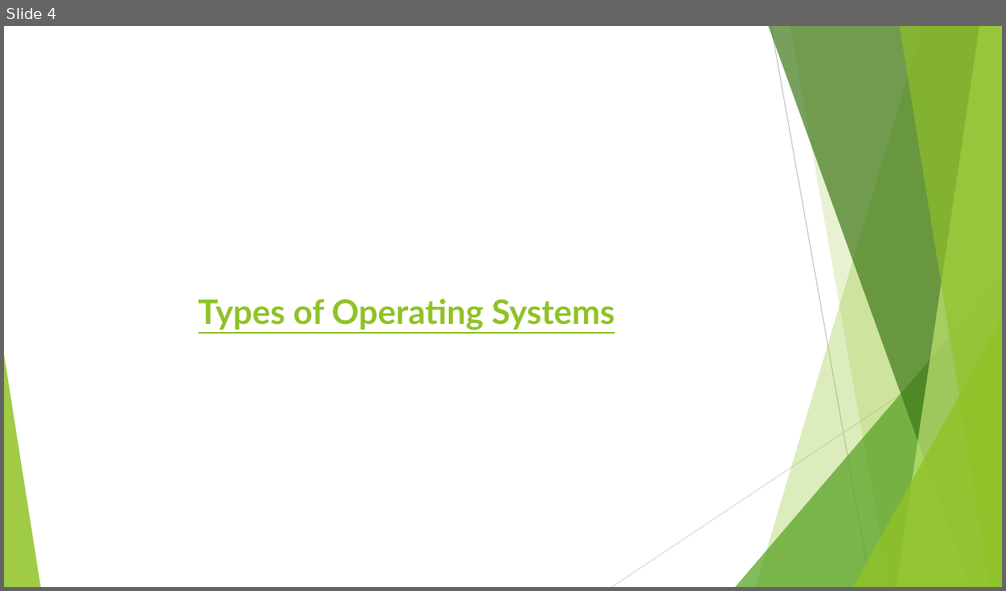
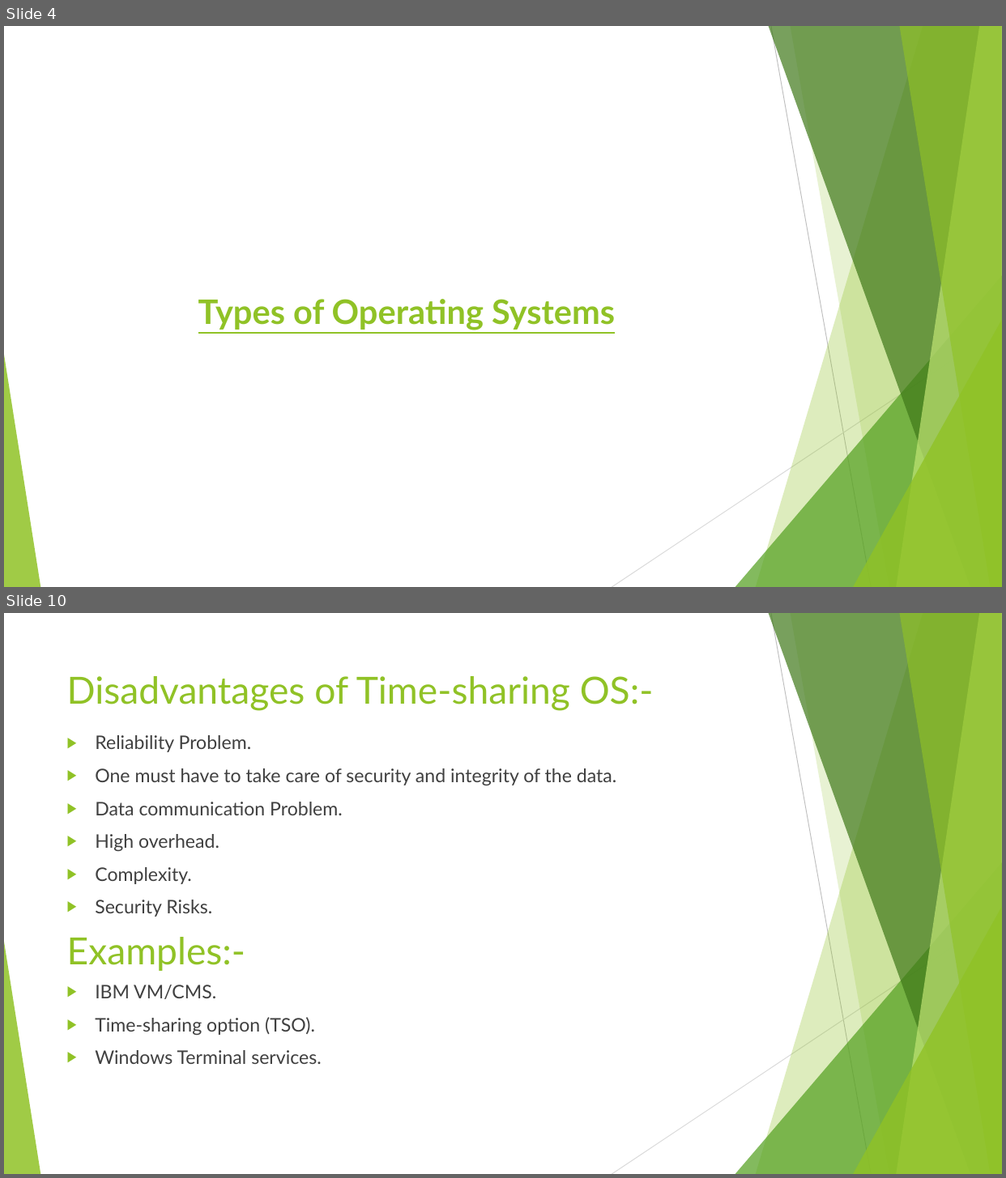
Before and after one commit to jasjaseemkp/DevOps, a slide deck: Operating System Basics/Operating Systems Basics.pptx. Shown one above the other, each under a label of ours: slide 4 before the commit, slides 4 and 10 after it; the slides between them are not shown. The pictures are 1006x591 and 1006x1178 pixels, drawn with LibreOffice and Linux fonts; fonts in the diff are those of the drawing. Boxes give left, top, right and bottom in pixels: in the first picture for what was removed or moved away, otherwise in the second. Text is boxed around its words. In the diff, an @@ line names an element or a change of style, - is before the commit and + after.

```diff
--- a/Operating System Basics/Operating Systems Basics.pptx
+++ b/Operating System Basics/Operating Systems Basics.pptx
@@ slide 10 added at <box>4,613,1002,1174</box>, background #FFFFFF; not listed: 10 template elements that a slide beside it also shows @@
@@ title added at <box>67,676,654,711</box>, 36 pt, text #90C226 @@
+Disadvantages of Time-sharing OS:-
@@ text added at <box>95,735,616,917</box>, 18 pt, text #404040 @@
+▶ Reliability Problem.
+▶ One must have to take care of security and integrity of the data.
+▶ Data communication Problem.
+▶ High overhead.
+▶ Complexity.
+▶ Security Risks.
@@ text added at <box>67,937,245,971</box>, 36 pt, text #90C226 @@
+Examples:-
@@ text added at <box>95,985,322,1064</box>, 18 pt, text #404040 @@
+▶ IBM VM/CMS.
+▶ Time-sharing option (TSO).
+▶ Windows Terminal services.
```
Also in this commit, not shown: 11 other slides added.
